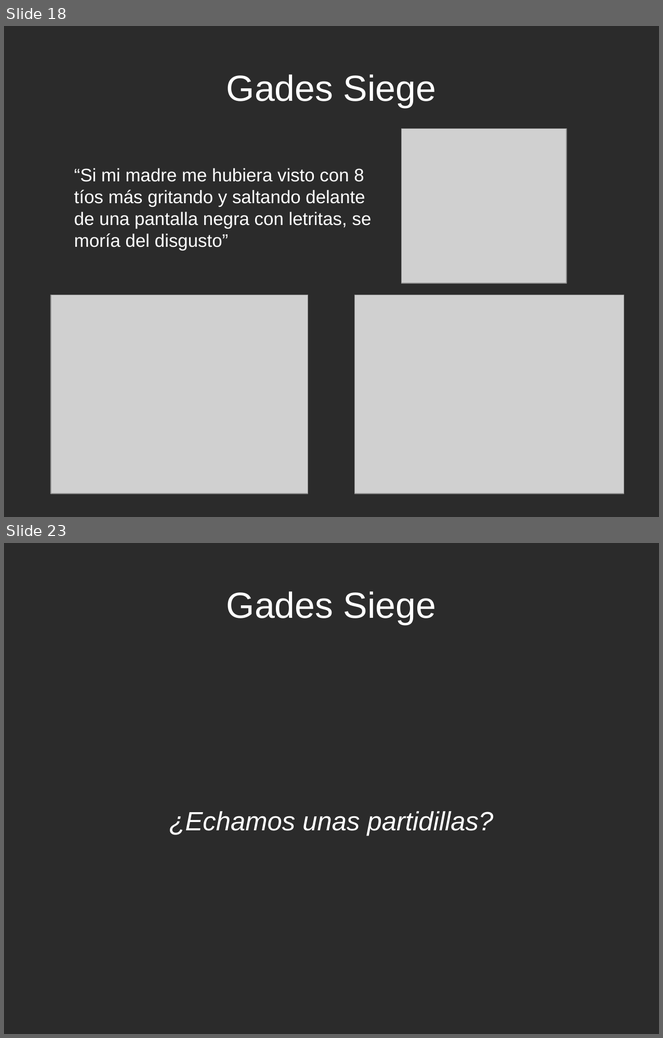
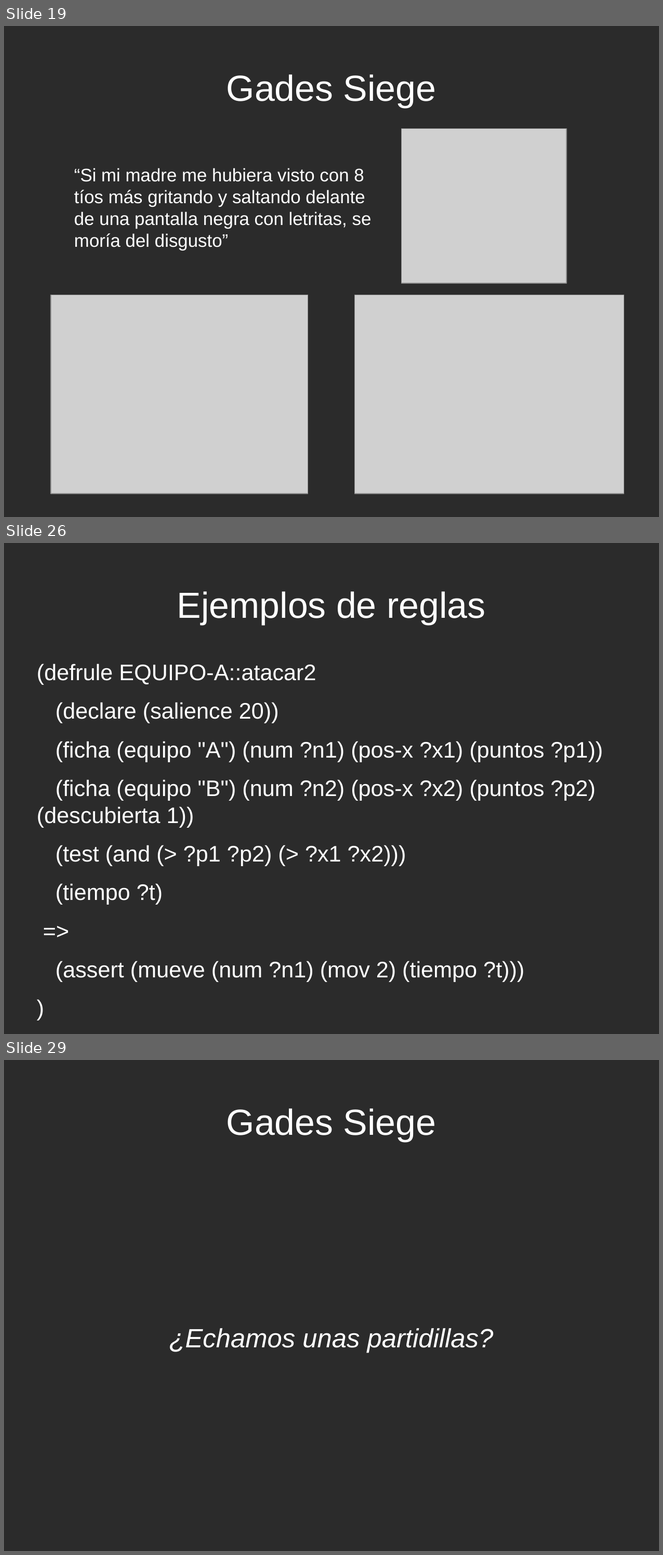
Before and after one commit to rompehielos013013013/gsiege, a slide deck: presentacion/expertoUCLM2014/SSEE-IA.odp. Shown one above the other, each under a label of ours: slides 18 and 23 before the commit, slides 19, 26 and 29 after it; the slides between them are not shown. The pictures are 663x1038 and 663x1555 pixels, drawn with LibreOffice and Linux fonts; fonts in the diff are those of the drawing; grey boxes stand for pictures; background and template pictures are left out; a plain dark background stands for a picture behind light text. Boxes give left, top, right and bottom in pixels: in the first picture for what was removed or moved away, otherwise in the second. Text is boxed around its words. In the diff, an @@ line names an element or a change of style, - is before the commit and + after.

```diff
--- a/presentacion/expertoUCLM2014/SSEE-IA.odp
+++ b/presentacion/expertoUCLM2014/SSEE-IA.odp
@@ slide 26 added at box(4, 543, 659, 1034), background picture (left out) @@
@@ title added at box(177, 591, 486, 625), 44 pt, text #FFFFFF @@
+Ejemplos de reglas
@@ text added at box(37, 664, 603, 982), 27.2 pt, text #FFFFFF @@
+(defrule EQUIPO-A::atacar2
+(declare (salience 20))
+(ficha (equipo "A") (num ?n1) (pos-x ?x1) (puntos ?p1))
+(ficha (equipo "B") (num ?n2) (pos-x ?x2) (puntos ?p2) (descubierta 1))
+(test (and (> ?p1 ?p2) (> ?x1 ?x2)))
+(tiempo ?t)
+=>
+(assert (mueve (num ?n1) (mov 2) (tiempo ?t)))
+)
@@ what was slide 18 is now slide 19 @@
@@ what was slide 23 is now slide 29 @@
```
Also in this commit, not shown: 7 slides changed, 6 other slides added, 1 slide removed, 1 other file.
